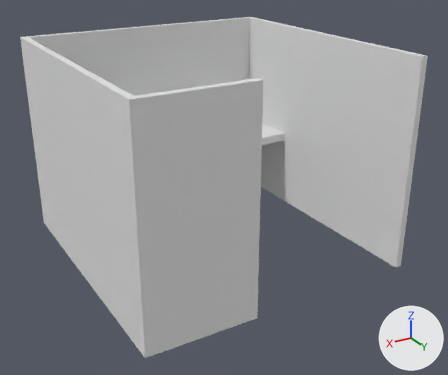
Before and after pictures for a commit that changed the Blender file Assets/3DModels/Blends/pubicles.blend.
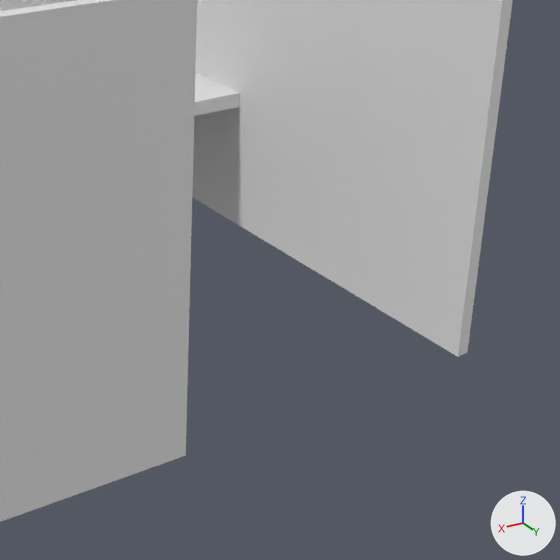
Each version is shown whole from a camera (50 mm lens) standing at (6.22, 10.97, 6.73) and looking at (-0.11, 0.42, 1.45), then close up on the part from 36% to 100% of the width and 23% to 99% of the height. Arrows for +X, +Y and +Z are at lower right; the lights stay in place.
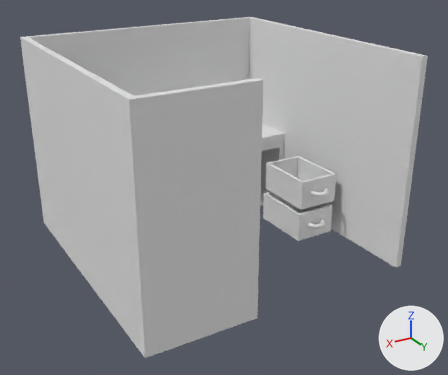
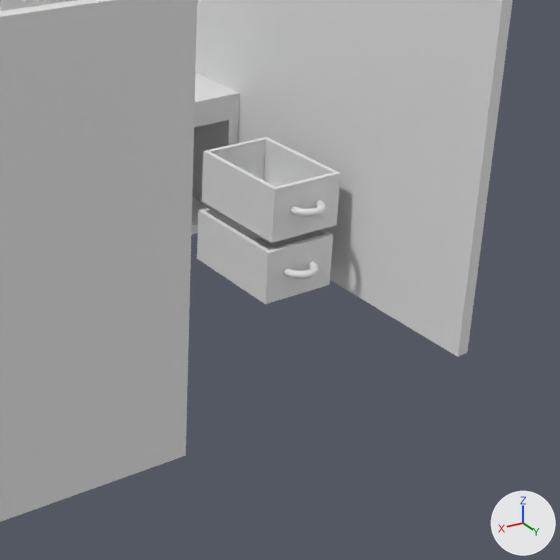
What differs and where, as boxes (x1, y1, x2, y2) in the close-ups (560 x 560 px):
'Cube.001', added
    after: (202, 137, 341, 243)
'Cube.002', added
    after: (197, 207, 333, 304)
part 1 of me_cube_001, built on
    before: (194, 73, 240, 116)
    after: (191, 73, 240, 235)

The edits, one by one:
me_cube_001 is used by ob_cube; location (0.0, 0.0, 1.0).
me_cube_001 had 44 vertices, 29 faces and spanned x -2.98..2.98, y -2.98..2.98, z -1.07..3.42.
me_cube_001 now has 76 vertices, 56 faces and spans x -2.98..2.98, y -2.98..2.98, z -1.08..3.42.
Part 1, on me_cube_001:
4 vertices are removed from x -2.86, y -2.84..-1.14, z 0.58..0.77.
6 faces are deleted.
2 vertices move from x 1.25, y -1.14, z 0.58..0.77 to x 1.25, y -0.63, z 0.58..0.77.
24 vertices are added at x -2.84..1.69, y -2.84..1.93, z -1.08..2.63.
7 new vertices lie (0.0, 0.0, 0.19) away from vertices in x -2.84..1.15, y -2.84..-0.86, z 0.58.
5 new vertices lie (1.15, 0.0, 0.0) away from vertices in x 1.69, y -0.62..1.93, z 2.51..2.63.
33 new faces join them.
Mesh me_cube_000 is new.
It has 316 vertices, 302 faces and spans x -2.67..-1.72, y -2.56..-0.94, z -0.26..0.39.
Object 'Cube.001' (ob_cube_001) is new; it shows me_cube_000.
Its location is (0.02, 2.27, 1.07).
Object 'Cube.002' (ob_cube_002) is new; it shows a copy of me_cube_000.
Its location is (0.09, 2.3, 0.32).
